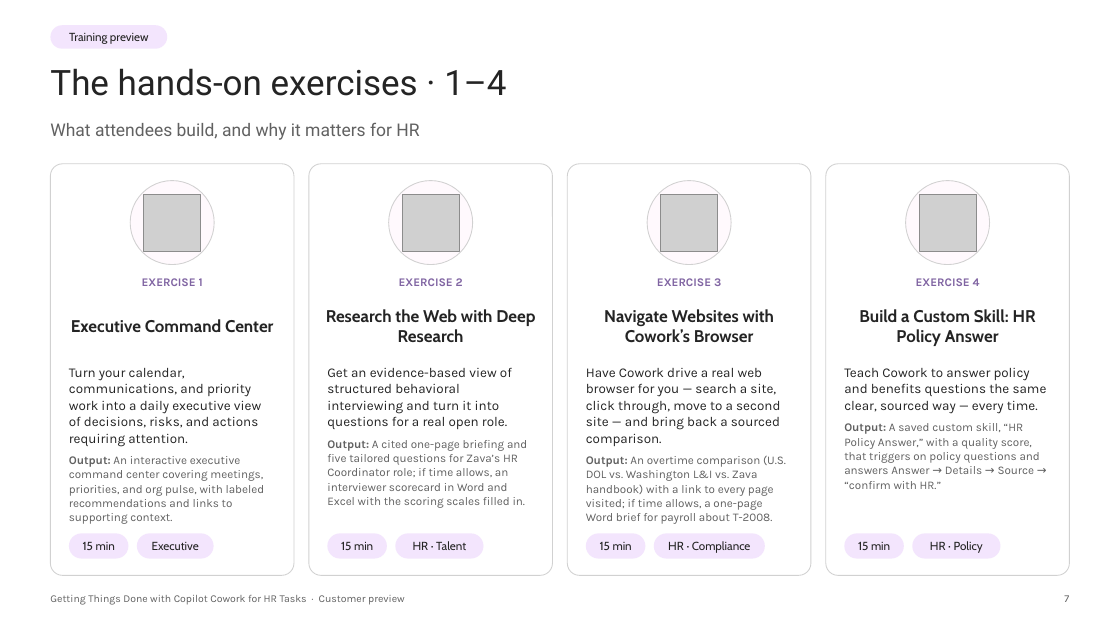
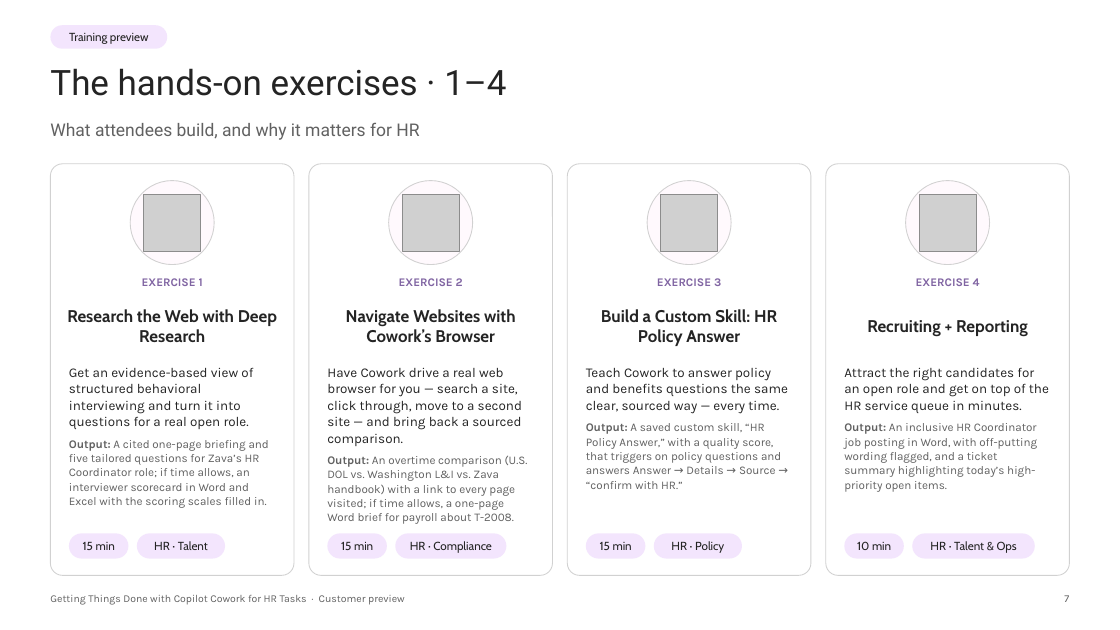
Before and after one commit to ragage/ai_hr_cowork_workshop, a slide deck: slide 7 of instructor/customer-preview-deck.pptx. Drawn at 1120x630 pixels with LibreOffice and Linux fonts; fonts in the diff are those of the drawing; grey boxes stand for pictures; background and template pictures are left out. Boxes give left, top, right and bottom in pixels: in the first picture for what was removed or moved away, otherwise in the second. Text is boxed around its words. In the diff, an @@ line names an element or a change of style, - is before the commit and + after.

```diff
--- a/instructor/customer-preview-deck.pptx
+++ b/instructor/customer-preview-deck.pptx
@@ text at box(67, 309, 277, 342): text changed @@
-Executive Command Center
+Research the Web with Deep Research
@@ text at box(346, 309, 516, 343): text changed @@
-Research the Web with Deep Research
+Navigate Websites with Cowork’s Browser
@@ text at box(601, 309, 777, 346): text changed @@
-Navigate Websites with Cowork’s Browser
+Build a Custom Skill: HR Policy Answer
@@ text at box(867, 320, 1028, 337): text changed @@
-Build a Custom Skill: HR Policy Answer
+Recruiting + Reporting
@@ text at box(69, 367, 269, 508): text changed @@
-Turn your calendar, communications, and priority work into a daily executive view of decisions, risks, and actions requiring attention.
-Output: An interactive executive command center covering meetings, priorities, and org pulse, with labeled recommendations and links to supporting context.
+Get an evidence-based view of structured behavioral interviewing and turn it into questions for a real open role.
+Output: A cited one-page briefing and five tailored questions for Zava’s HR Coordinator role; if time allows, an interviewer scorecard in Word and Excel with the scoring scales filled in.
@@ text at box(327, 368, 528, 524): text changed @@
-Get an evidence-based view of structured behavioral interviewing and turn it into questions for a real open role.
-Output: A cited one-page briefing and five tailored questions for Zava’s HR Coordinator role; if time allows, an interviewer scorecard in Word and Excel with the scoring scales filled in.
+Have Cowork drive a real web browser for you — search a site, click through, move to a second site — and bring back a sourced comparison.
+Output: An overtime comparison (U.S. DOL vs. Washington L&I vs. Zava handbook) with a link to every page visited; if time allows, a one-page Word brief for payroll about T-2008.
@@ text at box(586, 368, 788, 489): text changed @@
-Have Cowork drive a real web browser for you — search a site, click through, move to a second site — and bring back a sourced comparison.
-Output: An overtime comparison (U.S. DOL vs. Washington L&I vs. Zava handbook) with a link to every page visited; if time allows, a one-page Word brief for payroll about T-2008.
+Teach Cowork to answer policy and benefits questions the same clear, sourced way — every time.
+Output: A saved custom skill, “HR Policy Answer,” with a quality score, that triggers on policy questions and answers Answer → Details → Source → “confirm with HR.”
@@ text at box(844, 368, 1049, 492): text changed @@
-Teach Cowork to answer policy and benefits questions the same clear, sourced way — every time.
-Output: A saved custom skill, “HR Policy Answer,” with a quality score, that triggers on policy questions and answers Answer → Details → Source → “confirm with HR.”
+Attract the right candidates for an open role and get on top of the HR service queue in minutes.
+Output: An inclusive HR Coordinator job posting in Word, with off-putting wording flagged, and a ticket summary highlighting today’s high-priority open items.
@@ rounded rectangle: place and size @@
-rounded rectangle at box(137, 534, 213, 559)
+rounded rectangle at box(137, 534, 225, 559)
@@ rounded rectangle: place and size @@
-rounded rectangle at box(396, 534, 484, 559)
+rounded rectangle at box(396, 534, 507, 559)
@@ rounded rectangle: place and size @@
-rounded rectangle at box(654, 534, 765, 559)
+rounded rectangle at box(654, 534, 742, 559)
@@ rounded rectangle: place and size @@
-rounded rectangle at box(912, 534, 1001, 559)
+rounded rectangle at box(912, 534, 1035, 559)
@@ text at box(154, 541, 208, 550): text changed @@
-Executive
+HR · Talent
@@ text at box(410, 541, 492, 553): text changed @@
-HR · Talent
+HR · Compliance
@@ text at box(671, 541, 724, 553): text changed @@
-HR · Compliance
+HR · Policy
@@ text at box(857, 541, 891, 550): text changed @@
-15 min
+10 min
@@ text at box(930, 541, 1017, 553): text changed @@
-HR · Policy
+HR · Talent & Ops
```
Also in this commit, not shown: 7 other slides changed, 55 other files.
